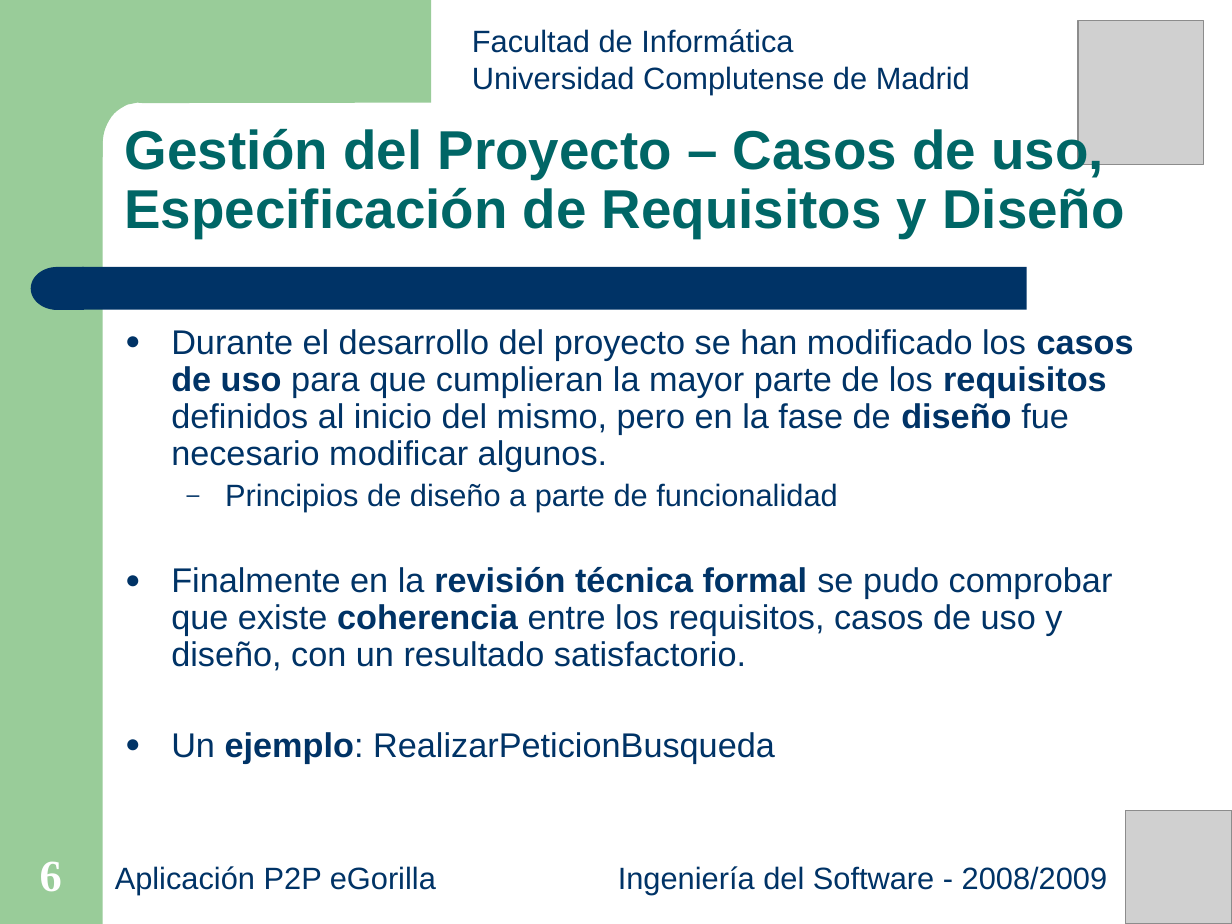
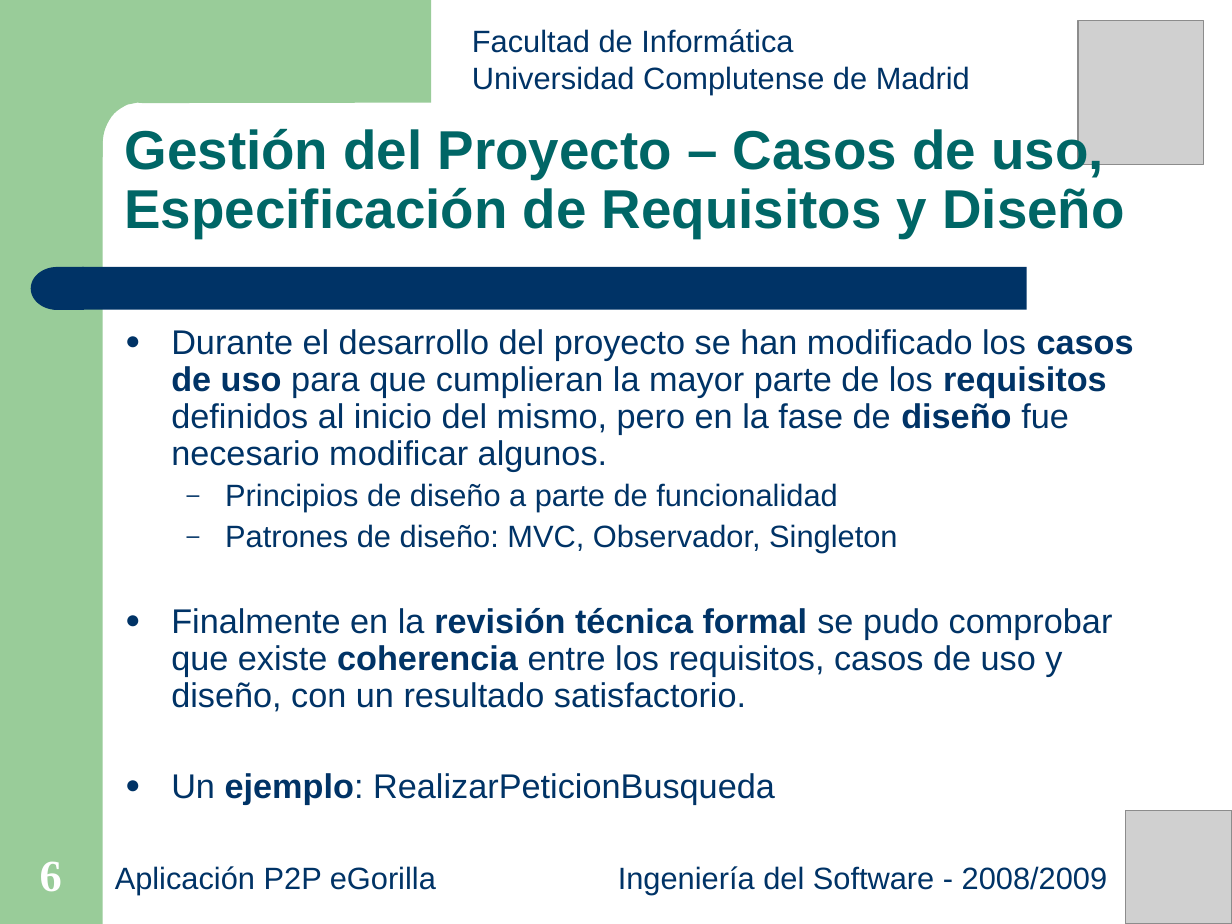
Before and after one commit to munsuri/egorilla, a slide deck: slide 6 of doc/presentaciones/Presentacion_27-05-2009.ppt. Drawn at 1232x924 pixels with LibreOffice and Linux fonts; fonts in the diff are those of the drawing; grey boxes stand for pictures. Boxes give left, top, right and bottom in pixels: in the first picture for what was removed or moved away, otherwise in the second. Text is boxed around its words. In the diff, an @@ line names an element or a change of style, - is before the commit and + after.

```diff
--- a/doc/presentaciones/Presentacion_27-05-2009.ppt
+++ b/doc/presentaciones/Presentacion_27-05-2009.ppt
@@ text at [225, 524, 897, 553]: paragraph added @@
+  – Patrones de diseño: MVC, Observador, Singleton
```
